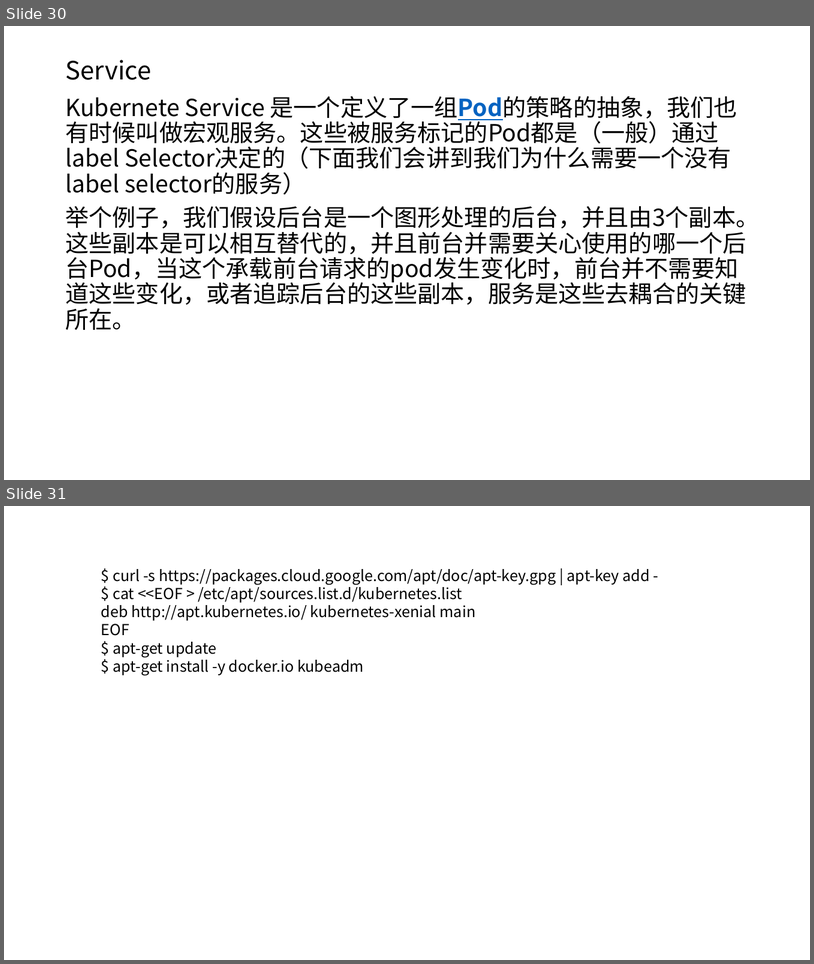
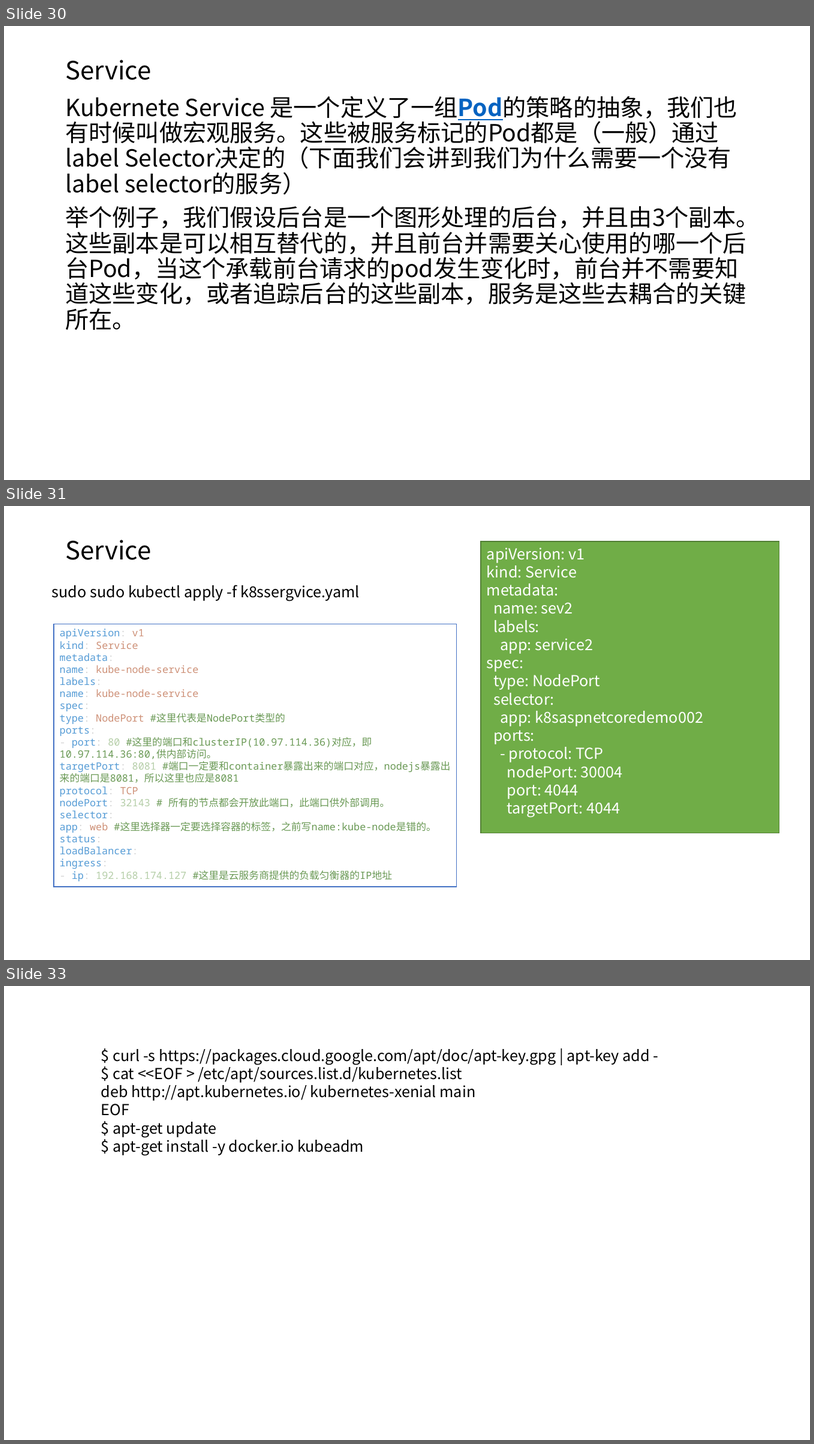
Before and after one commit to axzxs2001/Asp.NetCoreExperiment, a slide deck: Asp.NetCoreExperiment/kubernetes/kubernetes.pptx. Shown one above the other, each under a label of ours: slides 30 and 31 before the commit, slides 30, 31 and 33 after it; the slides between them are not shown. The pictures are 814x964 and 814x1444 pixels, drawn with LibreOffice and Linux fonts; fonts in the diff are those of the drawing. Boxes give left, top, right and bottom in pixels: in the first picture for what was removed or moved away, otherwise in the second. Text is boxed around its words. In the diff, an @@ line names an element or a change of style, - is before the commit and + after.

```diff
--- a/Asp.NetCoreExperiment/kubernetes/kubernetes.pptx
+++ b/Asp.NetCoreExperiment/kubernetes/kubernetes.pptx
@@ slide 31 added at (4,506,810,960), background #FFFFFF @@
@@ title added at (65,540,151,560), 30 pt, text #000000 @@
+Service
@@ rectangle added at (482,541,780,832), fill #70AD47, outline #538035 1 pt, 18 pt, text #FFFFFF @@
+apiVersion: v1
+kind: Service
+metadata:
+name: sev2
+labels:
+app: service2
+spec:
+type: NodePort
+selector:
+app: k8saspnetcoredemo002
+ports:
+- protocol: TCP
+nodePort: 30004
+port: 4044
+targetPort: 4044
@@ text added at (52,585,360,601), 18 pt, text #000000 @@
+sudo sudo kubectl apply -f k8ssergvice.yaml
@@ rectangle added at (54,624,457,886), fill #FFFFFF, outline #4472C4 1 pt, 12 pt, text #6A9955 @@
+apiVersion: v1
+kind: Service
+metadata:
+name: kube-node-service
+labels:
+name: kube-node-service
+spec:
+type: NodePort #这里代表是NodePort类型的
+ports:
+- port: 80 #这里的端口和clusterIP(10.97.114.36)对应，即10.97.114.36:80,供内部访问。
+targetPort: 8081 #端口一定要和container暴露出来的端口对应，nodejs暴露出来的端口是8081，所以这里也应是8081
+protocol: TCP
+nodePort: 32143 # 所有的节点都会开放此端口，此端口供外部调用。
+selector:
+app: web #这里选择器一定要选择容器的标签，之前写name:kube-node是错的。
+status:
+loadBalancer:
+ingress:
+- ip: 192.168.174.127 #这里是云服务商提供的负载匀衡器的IP地址
@@ what was slide 31 is now slide 33 @@
```
Also in this commit, not shown: 11 other slides added, 8 other files.
